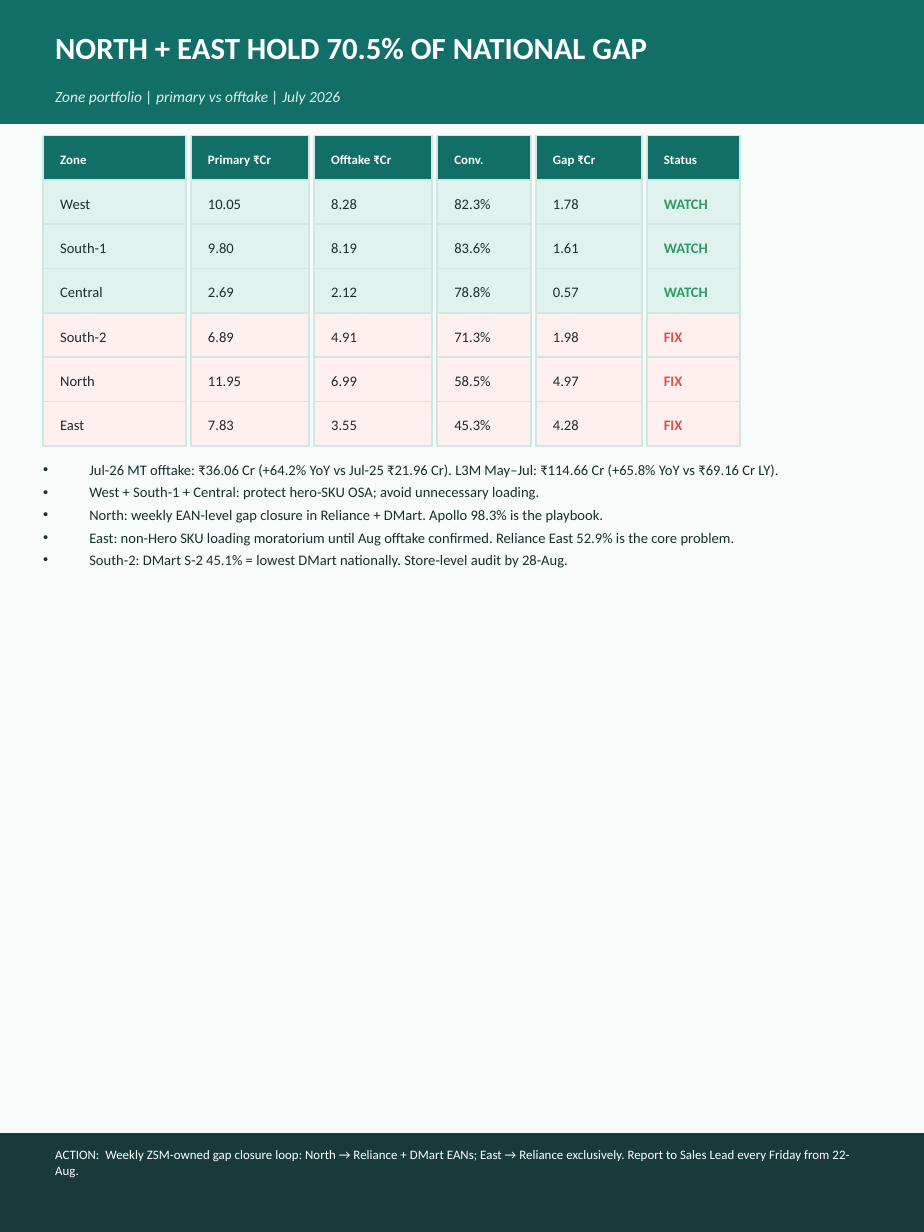
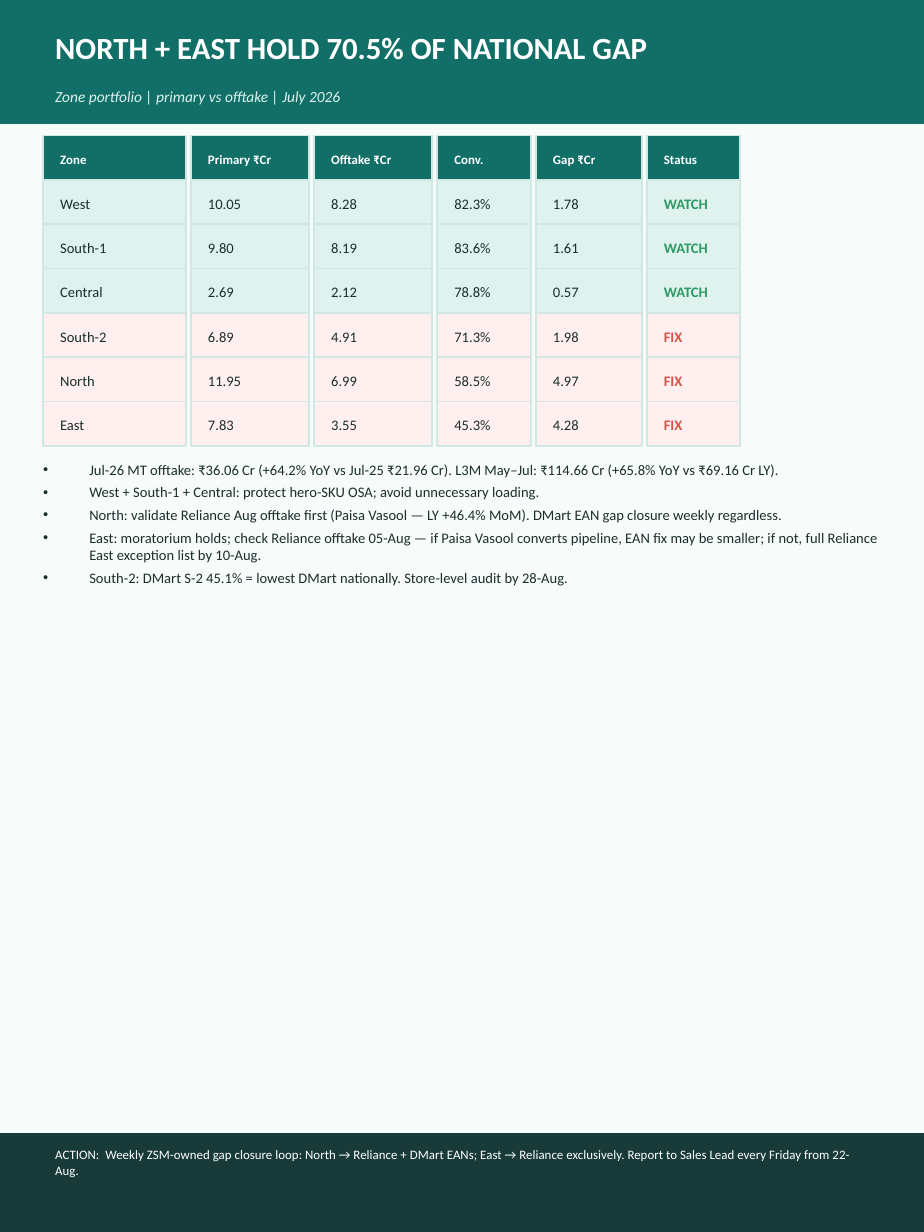
Before and after one commit to aswalsheshant-cell/mt-dashboard, a slide deck: slide 3 of MT_Jul26_Honasa_Portrait.pptx. Drawn at 924x1232 pixels with LibreOffice and Linux fonts; fonts in the diff are those of the drawing. Boxes give left, top, right and bottom in pixels: in the first picture for what was removed or moved away, otherwise in the second. Text is boxed around its words. In the diff, an @@ line names an element or a change of style, - is before the commit and + after.

```diff
--- a/MT_Jul26_Honasa_Portrait.pptx
+++ b/MT_Jul26_Honasa_Portrait.pptx
@@ text at (89, 509, 878, 563): text changed @@
-• North: weekly EAN-level gap closure in Reliance + DMart. Apollo 98.3% is the playbook.
-• East: non-Hero SKU loading moratorium until Aug offtake confirmed. Reliance East 52.9% is the core problem.
+• North: validate Reliance Aug offtake first (Paisa Vasool — LY +46.4% MoM). DMart EAN gap closure weekly regardless.
+• East: moratorium holds; check Reliance offtake 05-Aug — if Paisa Vasool converts pipeline, EAN fix may be smaller; if not, full Reliance East exception list by 10-Aug.
```
Also in this commit, not shown: 2 other slides changed, 2 other files.
